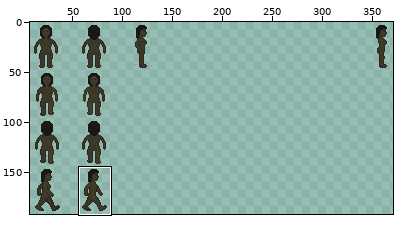
Edited in one commit: sprite sheet (dist/media/textures/kadijah.png). The picture above shows the old version from afar; the outline marks the close-up.
Close-up. Earlier state:
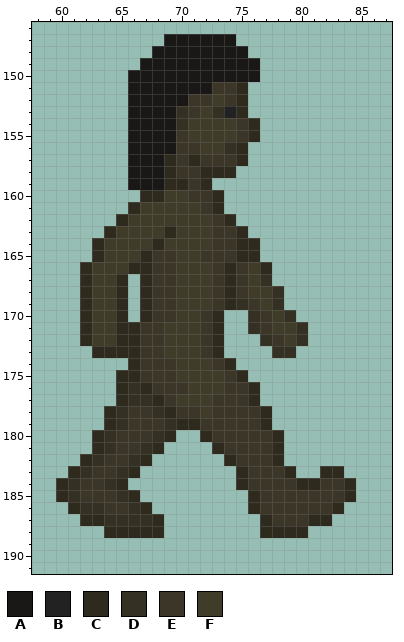
The file is 384x192 pixels. Pixels under 10% opacity are left out. Colours within 5 levels of each other are drawn and written as one. Shown: x 58..87, y 146..191. The wide view leaves out empty margins. The commit also changed other parts of the picture, which this record leaves out.
Palette (. is transparent): A #1a1817  B #222222  C #2e2a1e  D #343024  E #3b3627  F #403c2a
Pixels before, first column x 60:
147 .........AAAAAA..........
148 ........AAAAAAAA.........
149 .......AAAAAAAAAA........
150 ......AAAAAAAAAAA........
151 ......AAAAAAAEEC.........
152 ......AAAAAEEFEC.........
153 ......AAAADEFDBC.........
154 ......AAAADFFFFEC........
155 ......AAAAEFFFFEC........
156 ......AAAAEEFFDC.........
157 ......AAACECEEEC.........
158 ......AAACEECCC..........
159 ......AAACCEC............
160 .......CCFFEEC...........
161 ......CFFFFFEC...........
162 .....CFFFFFFFEC..........
163 ....CFFFFCFFFEEC.........
164 ...CFFFFCFFFFEECC........
165 ...CFFFCEEFFEEECC........
166 ..CFFFCCEEFFFECEFC.......
167 ..CFFC.CEEFFFECEFD.......
168 ..CFFC.CEEFFFECEFFD......
169 ..CFFC.CEEFFFECDEFD......
170 ..CFFC.CEEFFEC..DEFD.....
171 ..CFFCCEEFFFEC..DEFFD....
172 ..CFFCCEEFFFEC...DEFD....
173 ...CCCCEEFFFEC....DD.....
174 ......CEEEFFFEC..........
175 .....CCEEEFFFFEC.........
176 .....CDCEEEFFFEEC........
177 .....CDDCEFFFEEEC........
178 ....CDEEDCEEFEEEEC.......
179 ....CDEEEDCCEEEEEC.......
180 ...CDEEEDC..CEEEEEC......
181 ...CDEEDC....CEEEEC......
182 ..CDEEDC......CEEEC......
183 .CDEEDC........CEEEC..CC.
184 CDEEDC.........CEEEECCEEC
185 CDEEEDC.........CEEEEEEEC
186 .CDDEEDC........CEEEEEEC.
187 ..CCDDDDC........CEEECC..
188 ....CCCCC........CCCC....
Now the later version:
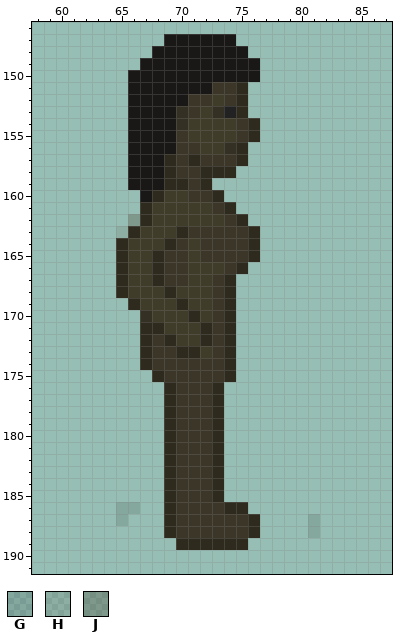
Colours new in this view: G #0000001f  H #45412d21  J #45412d4d
The edit:
y 160: x 67 C -> A
y 161: x 66..67 CF -> .C; x 72..74 EC. -> FEC
y 162: x 65..67 CFF -> .JC; x 73..75 EC. -> FEC
y 163: x 64..66 CFF -> .HC; x 69..72 CFFF -> FCEE; x 75..76 C. -> EC
y 164: x 63..65 CFF -> ..C; x 68..70 CFF -> FCE; x 72 F -> E; x 75 C -> E
y 165: x 63..65 CFF -> ..C; x 67..68 CE -> FC; x 70 F -> E; x 75 C -> E
y 166: x 62..68 CFFFCCE -> ...CFFC; x 70 F -> E; x 73..77 ECEFC -> FEC..
y 167: x 62..64 CFF -> ...; x 66..68 .CE -> FFC; x 70 F -> E; x 75..77 EFD -> ...
y 168: x 62..64 CFF -> ...; x 66..69 .CEE -> FFFC; x 75..78 EFFD -> ....
y 169: x 62..70 CFFC.CEEF -> ....CFFFC; x 75..78 DEFD -> ....
y 170: x 62..65 CFFC -> ....; x 67..69 CEE -> DFF; x 71..74 FEC. -> CFEC; x 76..79 DEFD -> ....
y 171: x 62..68 CFFCCEE -> .....CC; x 72..74 EC. -> CEC; x 76..80 DEFFD -> .....
y 172: x 62..67 CFFCCE -> .....C; x 69 F -> C; x 72..74 EC. -> CEC; x 77..80 DEFD -> ....
y 173: x 63..67 CCCCE -> ....C; x 69..74 FFFEC. -> ECCFEC; x 78..79 DD -> ..
y 174: x 66..67 CE -> .C; x 70..72 FFF -> EEE
y 175: x 65..68 CCEE -> ...C; x 70..75 FFFFEC -> EEEEC.
y 176: x 65..69 CDCEE -> ....C; x 71..76 FFFEEC -> EEC...
y 177: x 65..76 CDDCEFFFEEEC -> ....CEEEC...
y 178: x 64..68 CDEED -> .....; x 72..77 FEEEEC -> EC....
y 179: x 64..71 CDEEEDCC -> .....CEE; x 73..77 EEEEC -> C....
y 180: x 63..68 CDEEED -> ......; x 70..78 ..CEEEEEC -> EEEC.....
y 181: x 63..72 CDEEDC.... -> ......CEEE; x 74..78 EEEEC -> .....
y 182: x 62..67 CDEEDC -> ......; x 69..78 .....CEEEC -> CEEEC.....
y 183: x 61..66 CDEEDC -> ......; x 69..73 ..... -> CEEEC; x 75..79 CEEEC -> .....; x 82..83 CC -> ..
y 184: x 60..65 CDEEDC -> ......; x 69..73 ..... -> CEEEC; x 75..84 CEEEECCEEC -> ..........
y 185: x 60..66 CDEEEDC -> .......; x 69..73 ..... -> CEEEC; x 76..84 CEEEEEEEC -> .........
y 186: x 61..67 CDDEEDC -> ....GG.; x 69..83 .......CEEEEEEC -> CEEEECC........
y 187: x 62..82 CCDDDDC........CEEECC -> ...G...CEEEEEEC....G.
y 188: x 64..81 CCCCC........CCCC. -> .....CEEEEEEC....G
y 189: x 70..75 ...... -> CCCCCC
Changed places in both close-ups, as pixel boxes (x1, y1, x2, y2):
changed: (56, 190, 356, 550)
